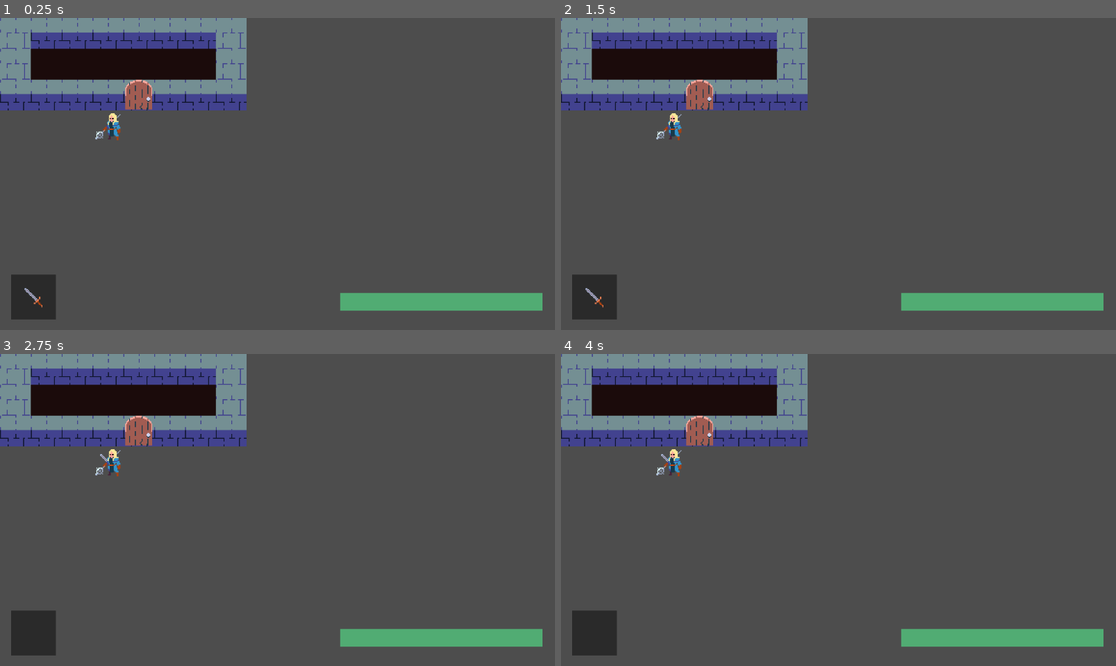
Above: before the commit, frames 1-4 (two rows, left to right).
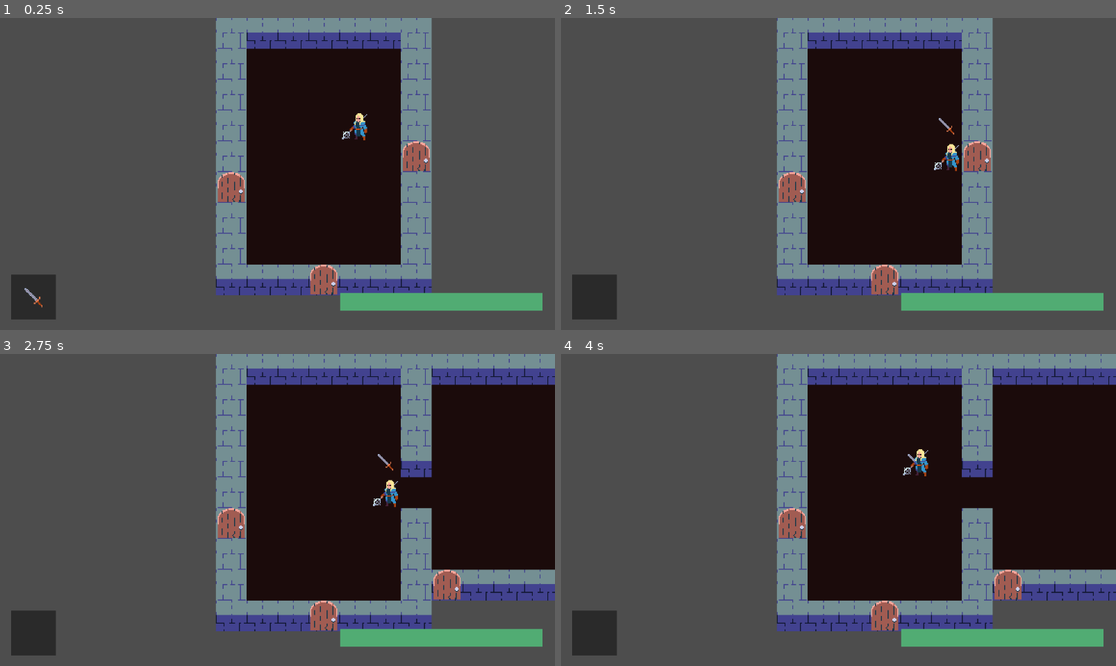
Above: after the commit, the same moments.

Repository: pryganss/TB-DCrawl
Game: Godot game, scene res://game.tscn
The game is run twice, just before and just after one commit, with the same random seed, the same clock (stepped at 60 frames per second) and the same inputs.
Inputs:
- Up to frame 1 (0.25 s): no input
- Up to frame 2 (1.5 s): tap Enter at 0.5 s; hold D (move_right) 0.53-1.28 s; tap Q (drop) at 0.6 s; tap Space at 1.25 s; hold S (move_down) from 1.28 s (still down); tap E (grab) at 1.35 s
- Up to frame 3 (2.75 s): tap Enter at 2 s; release S (move_down) at 2.03 s; hold D (move_right) from 2.03 s (still down); tap Q (drop) at 2.1 s
- Up to frame 4 (4 s): tap Space at 2.75 s; release D (move_right) at 2.78 s; hold W (move_up) 2.78-3.53 s; tap E (grab) at 2.85 s; tap Enter at 3.5 s; hold A (move_left) from 3.53 s (still down); tap Q (drop) at 3.6 s

The runs differ from the first frame. In frame 1, 45% of the frame differs, in the area x 0-78%, y 0-89%; in frame 2, 45%; in frame 3, 62%; in frame 4, 62%, in the area x 0-100%, y 0-89%.
Error before the commit: Cannot call method 'get_custom_data' on a null value. (res://src/Entities/Components/movement_component.gd:13)

Commit message:
spawn player in random room

Diff:
--- a/src/MapGen/map_gen.gd
+++ b/src/MapGen/map_gen.gd
@@ -14,7 +14,7 @@
 func _init():
 	assert(false)
 
-static func generate_map():
+static func generate_map() -> Entity:
 	Map.auto_tiles = {}
 
 	setup_pathfinding()
@@ -24,3 +24,13 @@
 	Map.rooms = root_room.get_leaves()
 	Map.wall_tiles = MapLeaf.get_wall_tiles(Map.rooms)
 	MapLeaf.set_wall_tiles(Map.wall_tiles)
+
+	var starting_room: MapLeaf = Map.rooms.pick_random()
+
+	for door in starting_room.draw_room(Map.game_map):
+		Map.entities.add_child(door)
+
+	return Entity.new(player_definition, Vector2i(
+		randi_range(starting_room.grid_position.x, starting_room.grid_position.x + starting_room.size.x - 2),
+		randi_range(starting_room.grid_position.y, starting_room.grid_position.y + starting_room.size.y - 2)
+		))
--- a/src/game_manager.gd
+++ b/src/game_manager.gd
@@ -1,7 +1,6 @@
 class_name GameManager
 extends Node2D
 
-const player_definition: EntityDefinition = preload("res://Assets/Entities/player_definition.tres")
 @onready var player: Entity
 
 @onready var entities: Node = $Entities
@@ -15,14 +14,9 @@
 
 func _ready():
 	Map.game_map = game_map
+	Map.entities = entities
 
-	MapGen.generate_map()
-
-	for door in Map.rooms[0].draw_room(Map.game_map):
-		entities.add_child(door)
-
-	Map.entities = entities
-	player = Entity.new(player_definition, Vector2i(2, 2))
+	player = MapGen.generate_map()
 	initiative[100] = player
 	event_handler.player = player
 	Map.player = player
